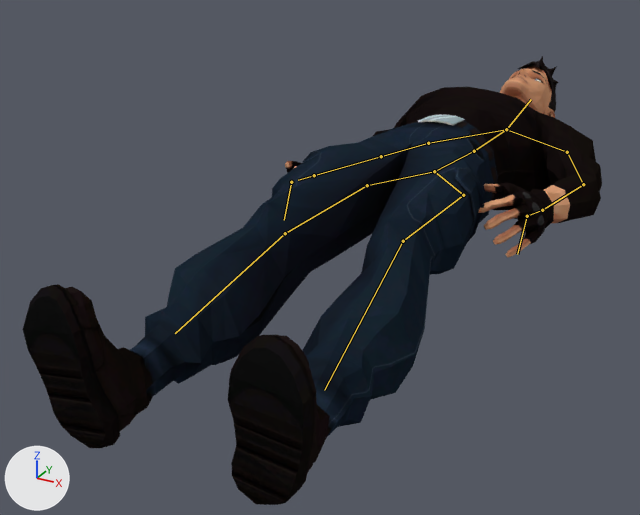
Before and after pictures for a commit that changed the Blender file super boy/super boy/super boy/super boy/untitled.blend.
Camera for both pictures: a 50 mm camera at (0.665, -0.769, 0.602) aimed at (-0.123, 0.665, -0.114). Every picture has the same lights, and +X, +Y and +Z are marked at lower left. The bones that bend it are drawn over the model as lines.

Objects in the first picture: 'Generic'.
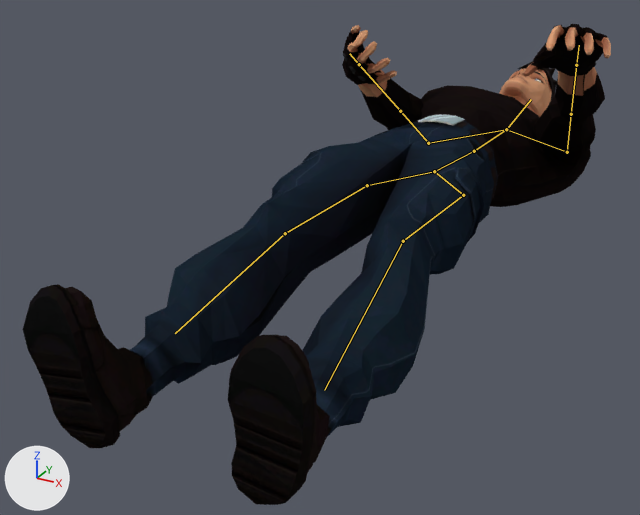
The newer file adds an action. The first version stands in its rest pose; the second is drawn at frame 1 of the action 'ArmatureAction'.

Changed parts and their boxes (x1, y1, x2, y2) in the pictures (640 x 515 px):
'Generic', posed (7% taller)
    before: (23, 56, 602, 505)
    after: (23, 24, 611, 505)

The edits, one by one:
Bone 'r.hand.001' (bone_r_hand_001) moves from (0.0, 0.0, 0.0) to (-0.234, -0.549, -1.074).
Bone 'r.hand.001' (bone_r_hand_001) turns from (0, 0, 0) to (85, 13, -16) degrees about its own x, y and z.
Bone 'r.elbow' (bone_r_elbow) moves from (0.0, 0.0, 0.0) to (0.263, -1.012, 1.021).
Bone 'r.elbow' (bone_r_elbow) turns from (0, 0, 0) to (90, 2, -3) degrees about its own x, y and z.
Bone 'l.elbow' (bone_l_elbow) moves from (0.0, 0.0, 0.0) to (0.457, -2.36, 2.05).
Bone 'l.elbow' (bone_l_elbow) turns from (0, 0, 0) to (91, 6, -5) degrees about its own x, y and z.
Bone 'l.arm ik' (bone_l_arm_ik) moves from (0.0, 0.0, 0.0) to (-1.365, -0.499, -0.516).
Bone 'l.arm ik' (bone_l_arm_ik) turns from (0, 0, 0) to (-4, 55, 26) degrees about its own x, y and z.
